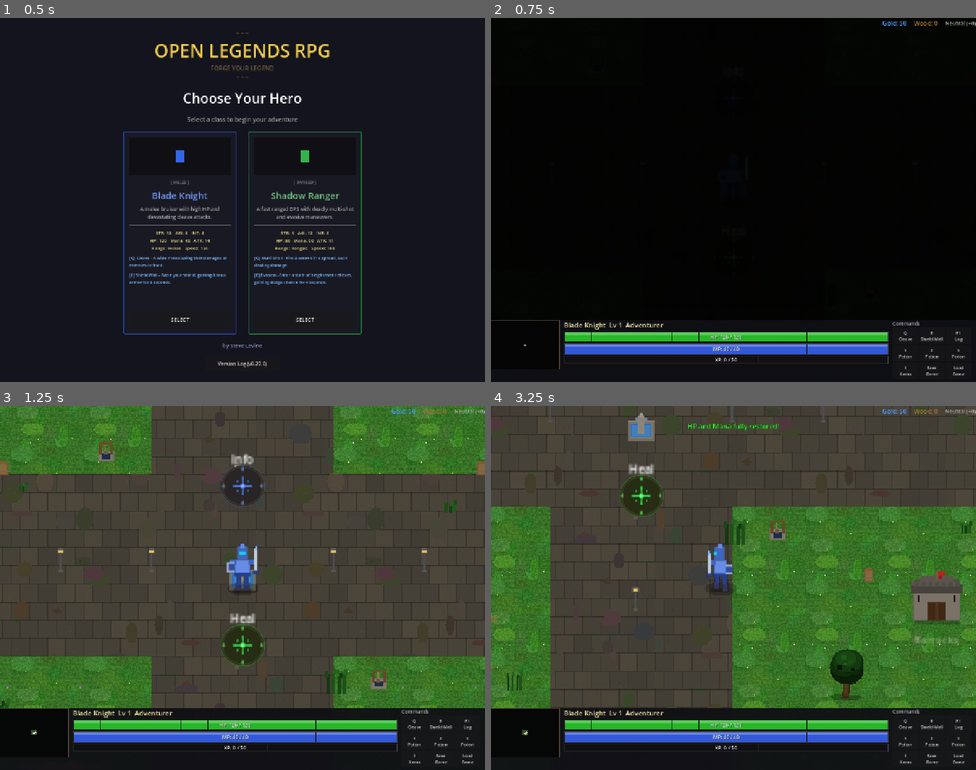
Above: before the commit, frames 1-4 (two rows, left to right).
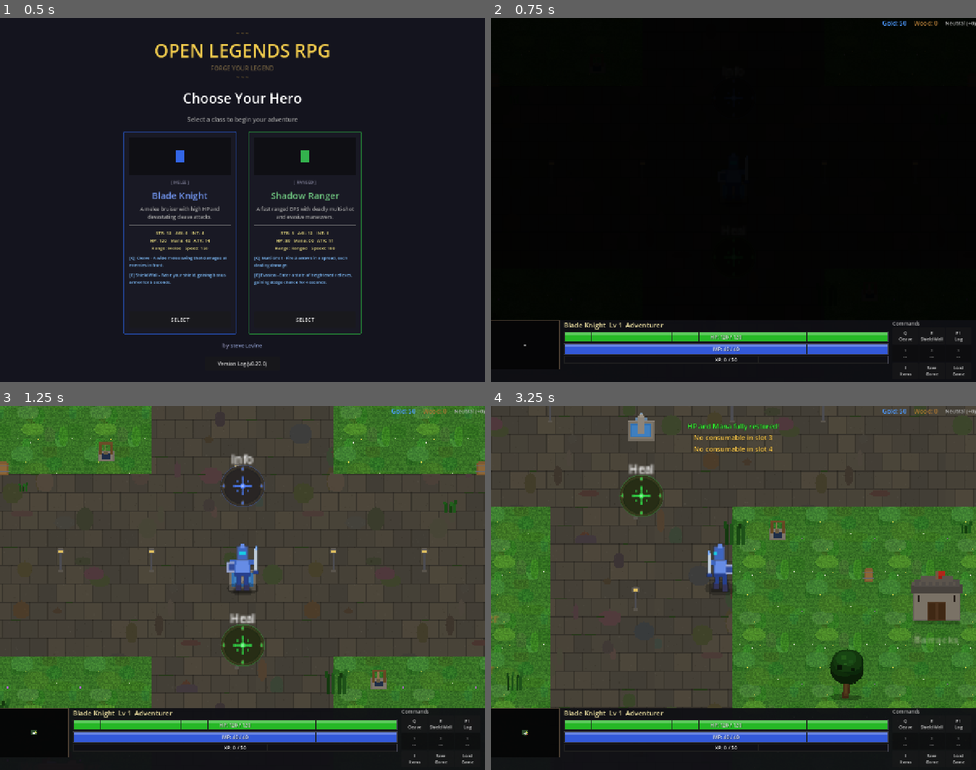
Above: after the commit, the same moments.

Repository: slxny/legends-open-rpg
Game: Godot game, scene res://scenes/main.tscn
Two runs of this game, one before a commit and one after it. Both use one fixed random seed, a clock stepped at 60 frames per second and the inputs below.
Inputs (mouse positions are in pixels of both pictures, inside the frame that each line leads up to):
- Up to frame 1 (0.5 s): no input
- Up to frame 2 (0.75 s): click "SELECT" at 0.5 s
- Up to frame 3 (1.25 s): no input
- Up to frame 4 (3.25 s): tap Enter at 1.25 s; drag from (524, 740) to (733, 646) at 1.27 s; drag from (879, 642) to (733, 562) at 2.02 s; move the mouse to (588, 533) at 2.77 s; hold A (move_left) from 2.78 s (still down); tap 3 at 2.85 s; tap 4 at 3.05 s

Frame 1 is identical in both runs. In frame 2, less than 0.1% of the frame differs, in the area x 84-98%, y 91-94%; in frame 3, less than 0.1%; in frame 4, 0.3%, in the area x 41-98%, y 8-94%.

Commit message:
Fix potion consumption: handle all effects, auto-replenish slots from bag, update HUD labels
Potions were unusable when accumulated in the bag (overflow from full quick-slots)
because keys 1-4 only referenced quick-slots, and clicking bag potions tried to
equip them which silently failed. Also buff elixirs (strength/speed) had no effect
handler so they were consumed without applying their buff.

- Add buff_strength and buff_speed handlers using apply_timed_buff
- Auto-replenish empty quick-slots from bag after using a consumable
- Allow moving bag consumables to quick-slots via inventory screen click
- Update HUD potion button labels to reflect slot contents in real-time
- Show feedback messages for potion usage and empty slot attempts

https://claude.ai/code/session_01VfAmjVf6T5rmsF3iYKykwf

Diff:
--- a/scenes/ui/hud.gd
+++ b/scenes/ui/hud.gd
@@ -211,6 +211,10 @@
 		if _player and is_instance_valid(_player):
 			_player.inventory.use_consumable(2)
 	)
+
+	# Update potion button labels when inventory changes
+	player.inventory.inventory_changed.connect(_update_potion_labels)
+	_update_potion_labels()
 
 	# Inventory toggle
 	inv_btn.pressed.connect(_on_inventory_pressed)
@@ -298,6 +302,20 @@
 	else:
 		btn.disabled = false
 
+func _update_potion_labels() -> void:
+	if not _player or not is_instance_valid(_player):
+		return
+	var inv = _player.inventory
+	var btns = [potion_1_btn, potion_2_btn, potion_3_btn]
+	for i in range(3):
+		var item = inv.consumables[i] if i < inv.consumables.size() else {}
+		if item.is_empty():
+			btns[i].text = "%d\n---" % (i + 1)
+			btns[i].modulate = Color(0.5, 0.5, 0.5)
+		else:
+			btns[i].text = "%d\n%s" % [i + 1, item.get("name", "Potion")]
+			btns[i].modulate = Color.WHITE
+
 func _on_changelog_pressed() -> void:
 	var dialogs = get_tree().get_nodes_in_group("changelog_dialog")
 	if dialogs.size() > 0:
--- a/scenes/ui/inventory_screen.gd
+++ b/scenes/ui/inventory_screen.gd
@@ -107,7 +107,10 @@
 		var rarity = item.get("rarity", 0)
 		btn.add_theme_color_override("font_color", ItemData.RARITY_COLORS.get(rarity, Color.WHITE))
 		var idx = i
-		btn.pressed.connect(func(): _player.inventory.equip_from_bag(idx); _refresh())
+		if item.get("slot") == ItemData.Slot.CONSUMABLE:
+			btn.pressed.connect(func(): _player.inventory.move_bag_consumable_to_slot(idx); _refresh())
+		else:
+			btn.pressed.connect(func(): _player.inventory.equip_from_bag(idx); _refresh())
 		btn.mouse_entered.connect(_show_tooltip.bind(item))
 		btn.mouse_exited.connect(_hide_tooltip)
 		bag_grid.add_child(btn)
--- a/scripts/components/inventory_component.gd
+++ b/scripts/components/inventory_component.gd
@@ -106,17 +106,60 @@
 		return
 	var item = consumables[index]
 	if item.is_empty():
+		GameManager.game_message.emit("No consumable in slot %d" % (index + 1), Color(1.0, 0.8, 0.3))
 		return
 	if not stats_component:
 		return
 	var effect = item.get("effect", "")
+	var item_name = item.get("name", "Consumable")
 	match effect:
 		"heal":
 			stats_component.heal(item.get("heal_amount", 0))
+			GameManager.game_message.emit("Used %s (+%d HP)" % [item_name, item.get("heal_amount", 0)], Color(0.5, 1.0, 0.5))
 		"restore_mana":
 			stats_component.restore_mana(item.get("mana_amount", 0))
+			GameManager.game_message.emit("Used %s (+%d Mana)" % [item_name, item.get("mana_amount", 0)], Color(0.4, 0.6, 1.0))
+		"buff_strength":
+			var amount = item.get("buff_amount", 0)
+			var duration = item.get("buff_duration", 30.0)
+			stats_component.apply_timed_buff("elixir_strength", "strength", amount, duration)
+			GameManager.game_message.emit("Used %s (+%d STR for %.0fs)" % [item_name, amount, duration], Color(1.0, 0.8, 0.3))
+		"buff_speed":
+			var amount = item.get("buff_amount", 0)
+			var duration = item.get("buff_duration", 30.0)
+			stats_component.apply_timed_buff("elixir_speed", "move_speed", amount, duration)
+			GameManager.game_message.emit("Used %s (+%d Speed for %.0fs)" % [item_name, amount, duration], Color(0.3, 1.0, 0.9))
+		_:
+			GameManager.game_message.emit("Used %s" % item_name, Color(0.8, 0.8, 0.8))
 	consumables[index] = {}
-	inventory_changed.emit()
+	# Auto-replenish: move a consumable from bag into the empty slot
+	_replenish_slot(index)
+	inventory_changed.emit()
+
+## Move the first consumable found in the bag into the given quick-slot.
+func _replenish_slot(slot_index: int) -> void:
+	for i in range(bag.size()):
+		if bag[i].get("slot") == ItemData.Slot.CONSUMABLE:
+			consumables[slot_index] = bag[i]
+			bag.remove_at(i)
+			return
+
+## Move a consumable from the bag into the first empty quick-slot. Returns true on success.
+func move_bag_consumable_to_slot(bag_index: int) -> bool:
+	if bag_index < 0 or bag_index >= bag.size():
+		return false
+	var item = bag[bag_index]
+	if item.get("slot") != ItemData.Slot.CONSUMABLE:
+		return false
+	for i in range(consumables.size()):
+		if consumables[i].is_empty():
+			consumables[i] = item
+			bag.remove_at(bag_index)
+			inventory_changed.emit()
+			return true
+	# All consumable slots full
+	GameManager.game_message.emit("Consumable slots full!", Color(1.0, 0.3, 0.3))
+	return false
 
 func _apply_equipment_stats() -> void:
 	if not stats_component:
